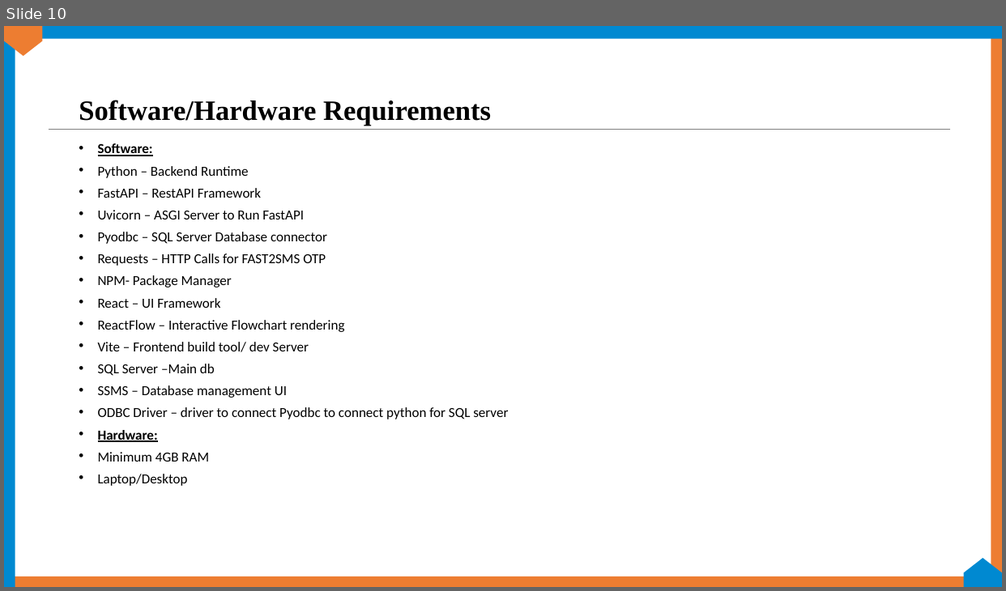
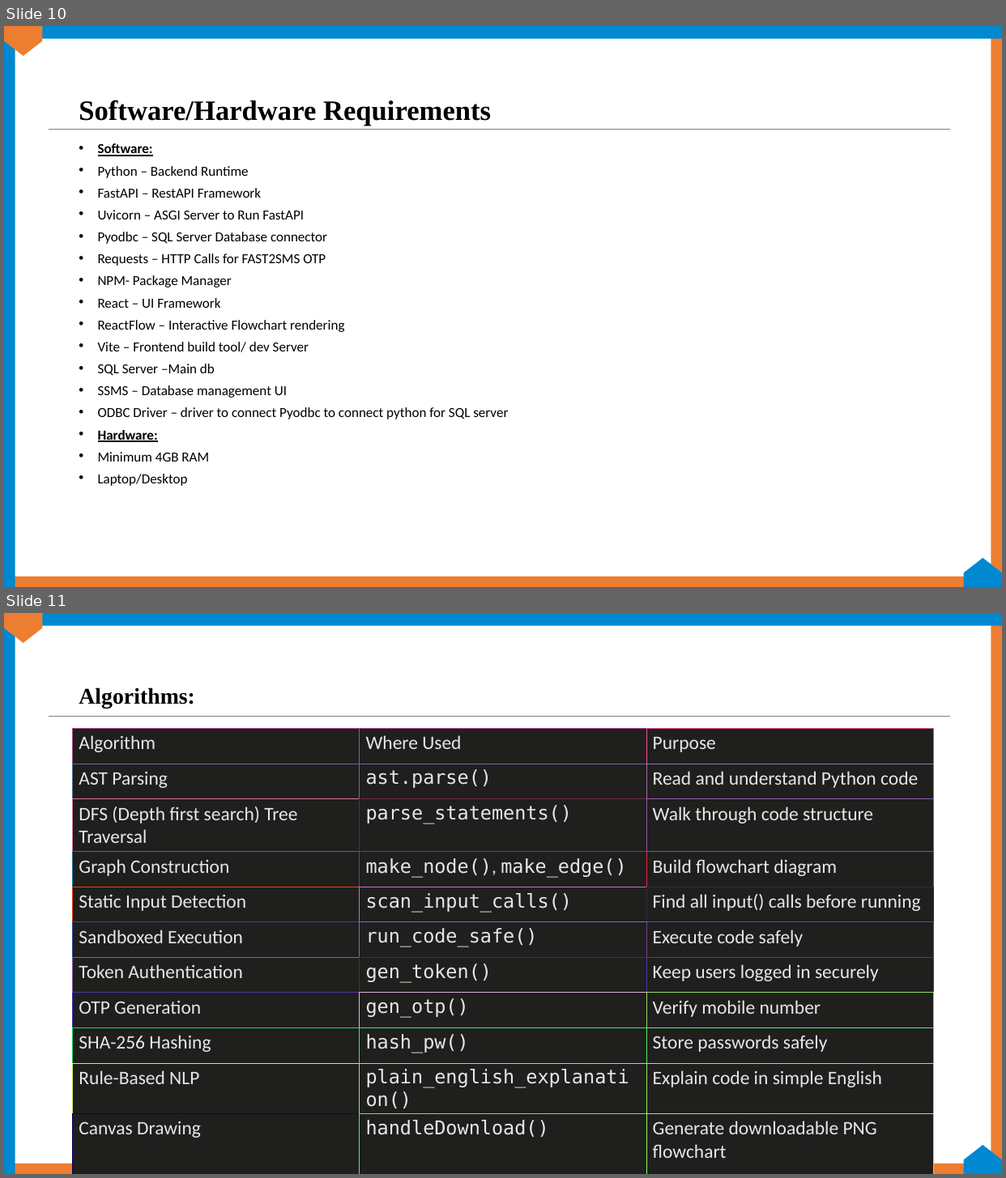
Before and after one commit to projectragsy5-a11y/code_to_visualizer, a slide deck: RAGSY- CODE_TO_VISUALIZER.pptx. Shown one above the other, each under a label of ours: slide 10 before the commit, slides 10 and 11 after it. The pictures are 1006x591 and 1006x1178 pixels, drawn with LibreOffice and Linux fonts; fonts in the diff are those of the drawing; background and template pictures are left out. Boxes give left, top, right and bottom in pixels: in the first picture for what was removed or moved away, otherwise in the second. Text is boxed around its words. In the diff, an @@ line names an element or a change of style, - is before the commit and + after.

Commit message:
feat: major upgrade — admin dashboard, forgot password, JS basics, flowchart fixes & security
FEATURES ADDED:
- Admin dashboard with Overview, Users, and Submissions tabs
- Admin can view total users, submissions, flowcharts, new users this week
- Admin can delete users from the dashboard
- Admin auto-routing on login (is_admin flag detection)
- Forgot Password flow (3-step: mobile → OTP via SMS → new password)
- JavaScript Basics language support with Node.js runtime execution
- Python renamed to Python Basics on dashboard
- Code submissions now AES-256 encrypted in database (Fernet)
- Session expiry — tokens auto-expire after 24 hours
- Delete account endpoint — removes all user data
- Recent Activity panel now restores code with correct language

BUGS FIXED:
- Flowchart PNG download now captures SVG edges and connection lines
- Flowchart nodes no longer overlap on generation (dagre auto-layout)
- Flowchart tab now auto-activates when generation completes
- Language passed correctly from dashboard to editor
- Vite proxy configured — eliminates CORS issues on localhost:3000

SECURITY:
- Removed OTP requirement from registration
- Code submissions AES-256 encrypted in DB
- Admin routes protected with token check
- is_admin column added to USERS table

DEPENDENCIES ADDED:
- Frontend: dagre, html-to-image
- Backend: cryptography, python-dotenv

```diff
--- a/RAGSY- CODE_TO_VISUALIZER.pptx
+++ b/RAGSY- CODE_TO_VISUALIZER.pptx
@@ slide 11 added at box(4, 613, 1002, 1174), background #FFFFFF; not listed: 7 template elements that a slide beside it also shows @@
@@ title added at box(79, 688, 195, 709), 26 pt, text #000000, bold @@
+Algorithms:
@@ table added at box(73, 728, 933, 1161), 11 rows, 3 columns @@
+Algorithm | Where Used | Purpose
+AST Parsing | ast.parse() | Read and understand Python code
+DFS (Depth first search) Tree Traversal | parse_statements() | Walk through code structure
+Graph Construction | make_node(), make_edge() | Build flowchart diagram
+Static Input Detection | scan_input_calls() | Find all input() calls before running
+Sandboxed Execution | run_code_safe() | Execute code safely
+Token Authentication | gen_token() | Keep users logged in securely
+OTP Generation | gen_otp() | Verify mobile number
+SHA-256 Hashing | hash_pw() | Store passwords safely
+Rule-Based NLP | plain_english_explanation() | Explain code in simple English
+Canvas Drawing | handleDownload() | Generate downloadable PNG flowchart
```
Also in this commit, not shown: 2 slides changed, 5 other files.
